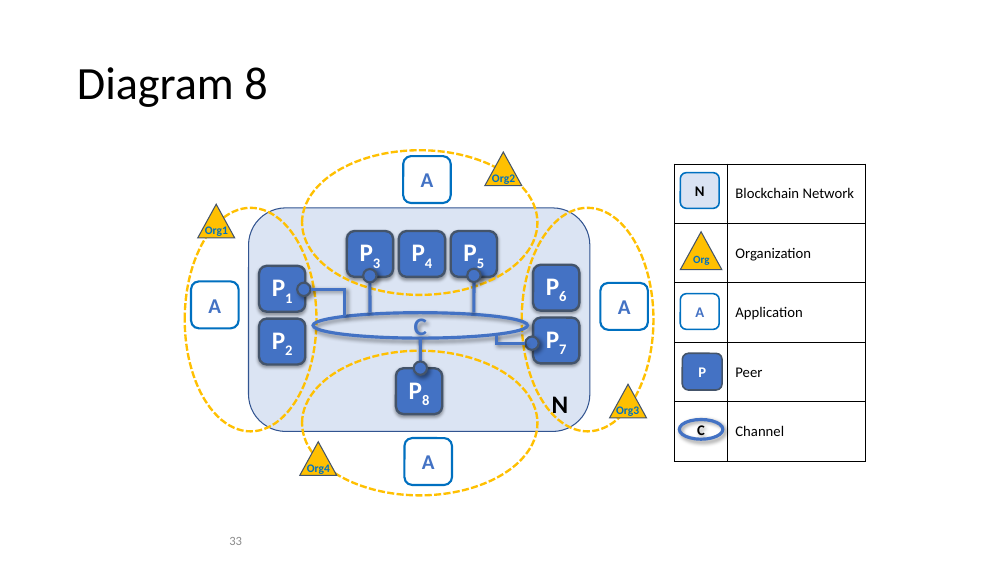
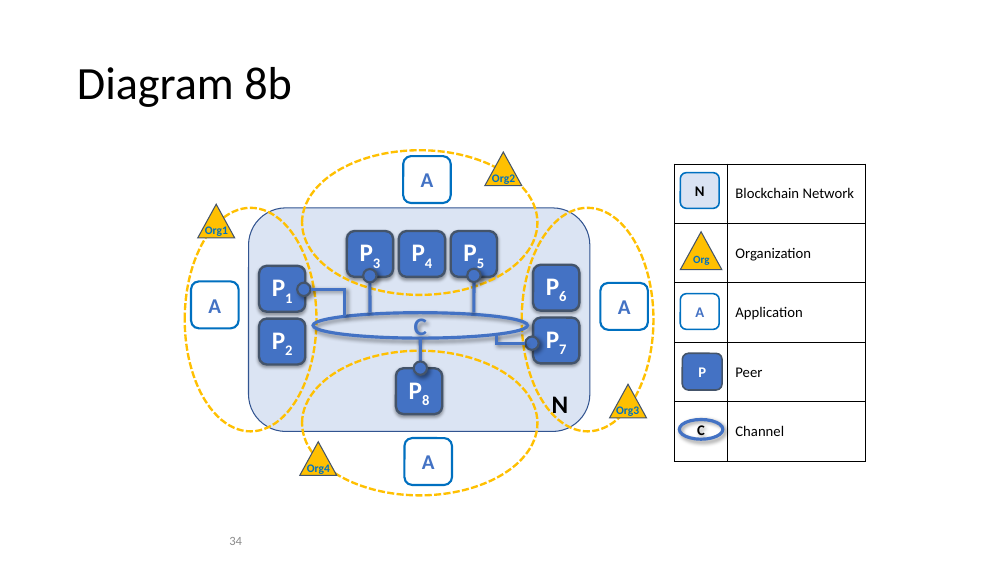
Before and after one commit to FabricTOC/FabricTOC, a slide deck: slide 34 of docs/OtherSourceMaterial/Diagrams.pptx (slide 33 before the commit). Drawn at 1008x567 pixels with LibreOffice and Linux fonts; fonts in the diff are those of the drawing. Boxes give left, top, right and bottom in pixels: in the first picture for what was removed or moved away, otherwise in the second. Text is boxed around its words. In the diff, an @@ line names an element or a change of style, - is before the commit and + after.

```diff
--- a/docs/OtherSourceMaterial/Diagrams.pptx
+++ b/docs/OtherSourceMaterial/Diagrams.pptx
@@ title at (x1=77, y1=67, x2=292, y2=107): text changed @@
-Diagram 8
+Diagram 8b
@@ page number at (x1=229, y1=537, x2=242, y2=545): text changed @@
-33
+34
```
Also in this commit, not shown: 1 other slide changed, 2 slides added.
